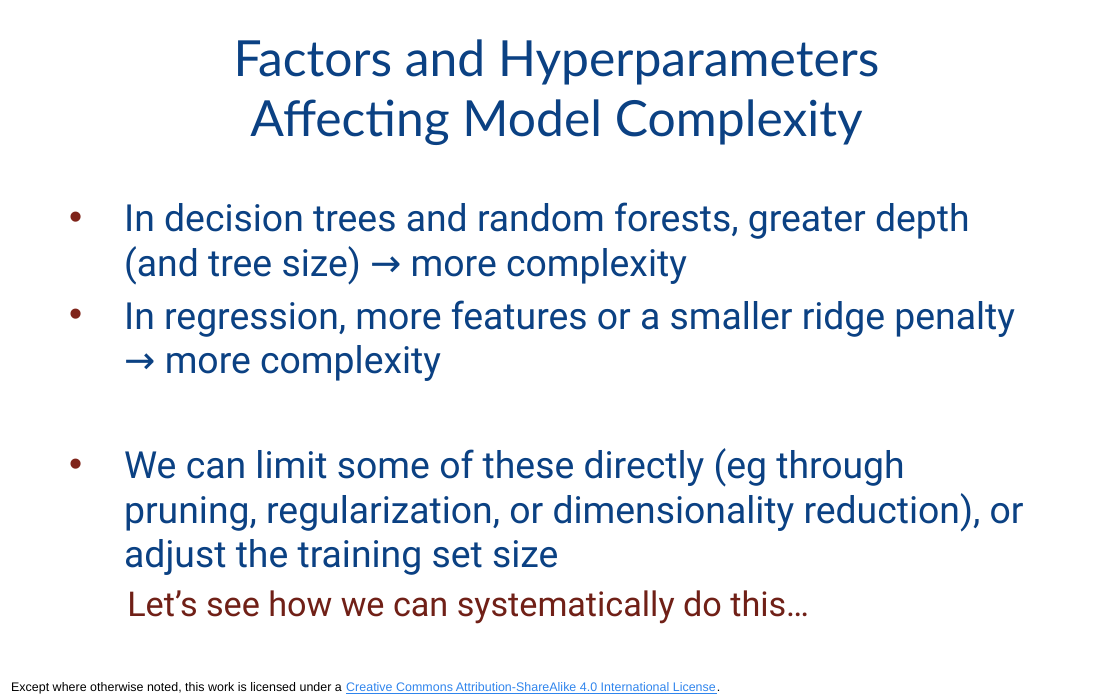
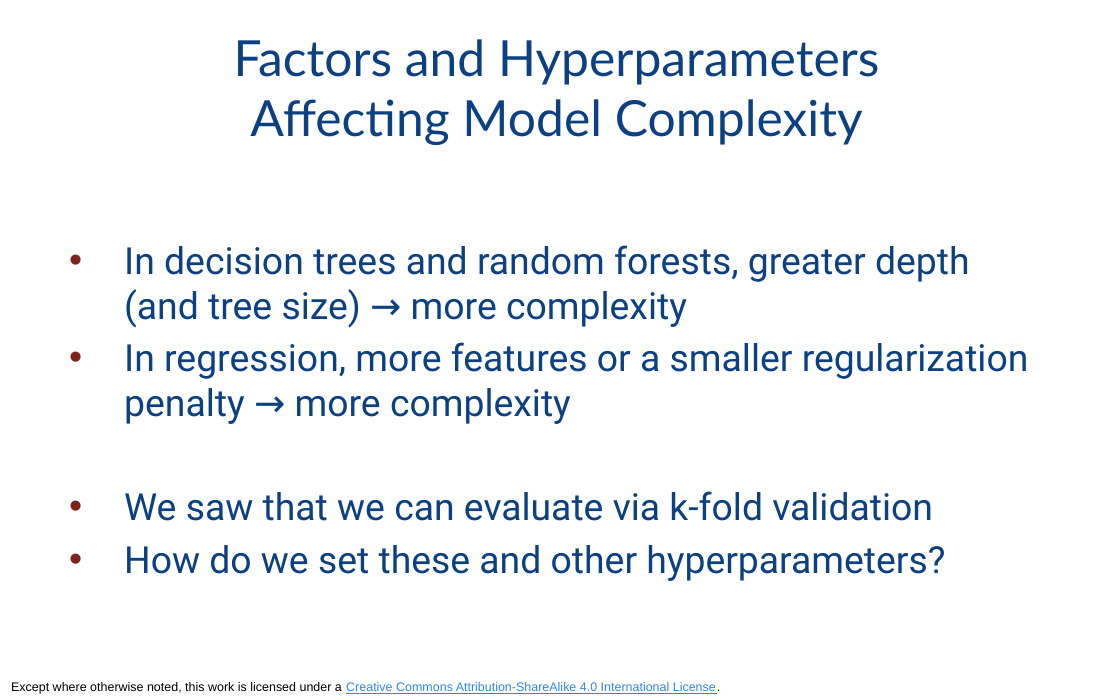
Before and after one commit to odpi/OpenDS4All, a slide deck: slide 34 of opends4all-resources/opends4all-model-assessment/TRAINING-ROBUST-MODELS-hyperparameters-tuning-validation.pptx (slide 17 before the commit). Drawn at 1120x700 pixels with LibreOffice and Linux fonts; fonts in the diff are those of the drawing. Boxes give left, top, right and bottom in pixels: in the first picture for what was removed or moved away, otherwise in the second. Text is boxed around its words. In the diff, an @@ line names an element or a change of style, - is before the commit and + after.

Commit message:
Updated validation slides to correct some typos, add knn imputation

```diff
--- a/opends4all-resources/opends4all-model-assessment/TRAINING-ROBUST-MODELS-hyperparameters-tuning-validation.pptx
+++ b/opends4all-resources/opends4all-model-assessment/TRAINING-ROBUST-MODELS-hyperparameters-tuning-validation.pptx
@@ text at (124,342,1029,581): text changed @@
-• In regression, more features or a smaller ridge penalty → more complexity
-• We can limit some of these directly (eg through pruning, regularization, or dimensionality reduction), or adjust the training set size
-  Let’s see how we can systematically do this…
+• In regression, more features or a smaller regularization penalty → more complexity
+• We saw that we can evaluate via k-fold validation
+• How do we set these and other hyperparameters?
```
Also in this commit, not shown: 6 other slides changed, 11 slides added, 1 slide removed.
